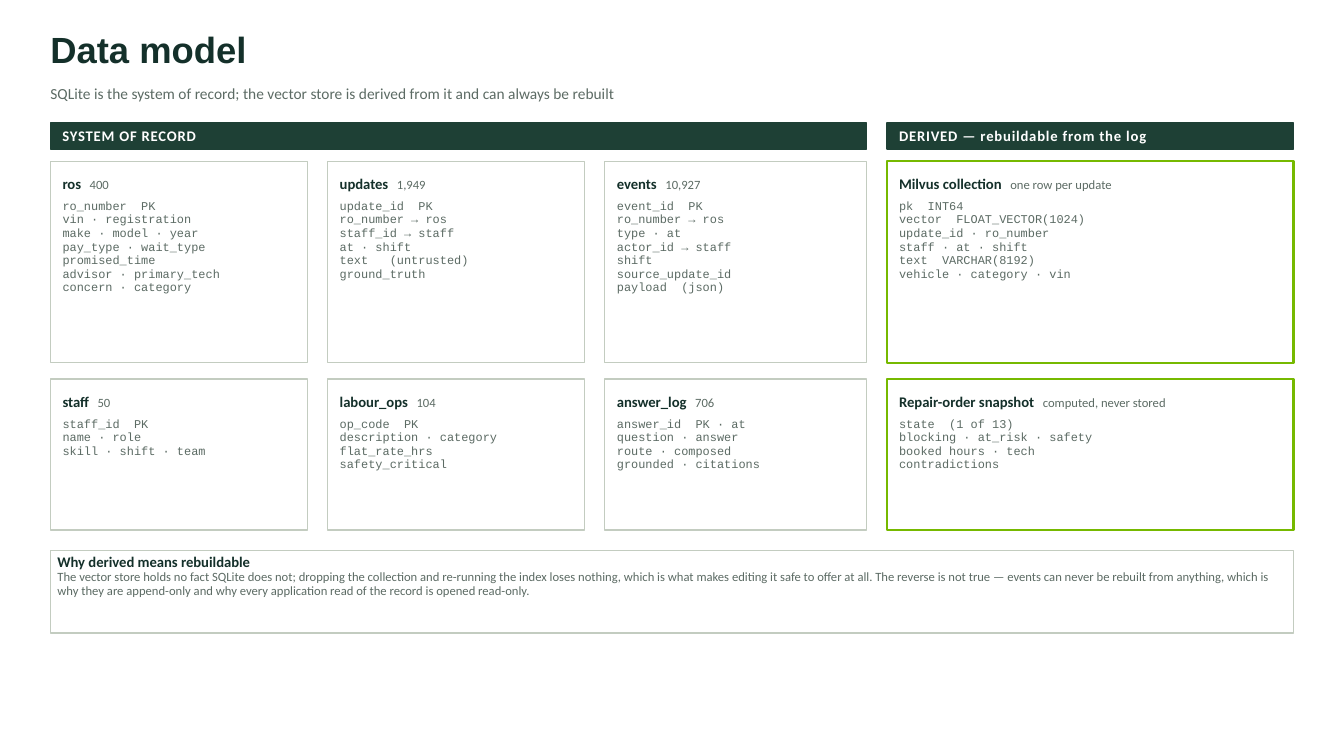
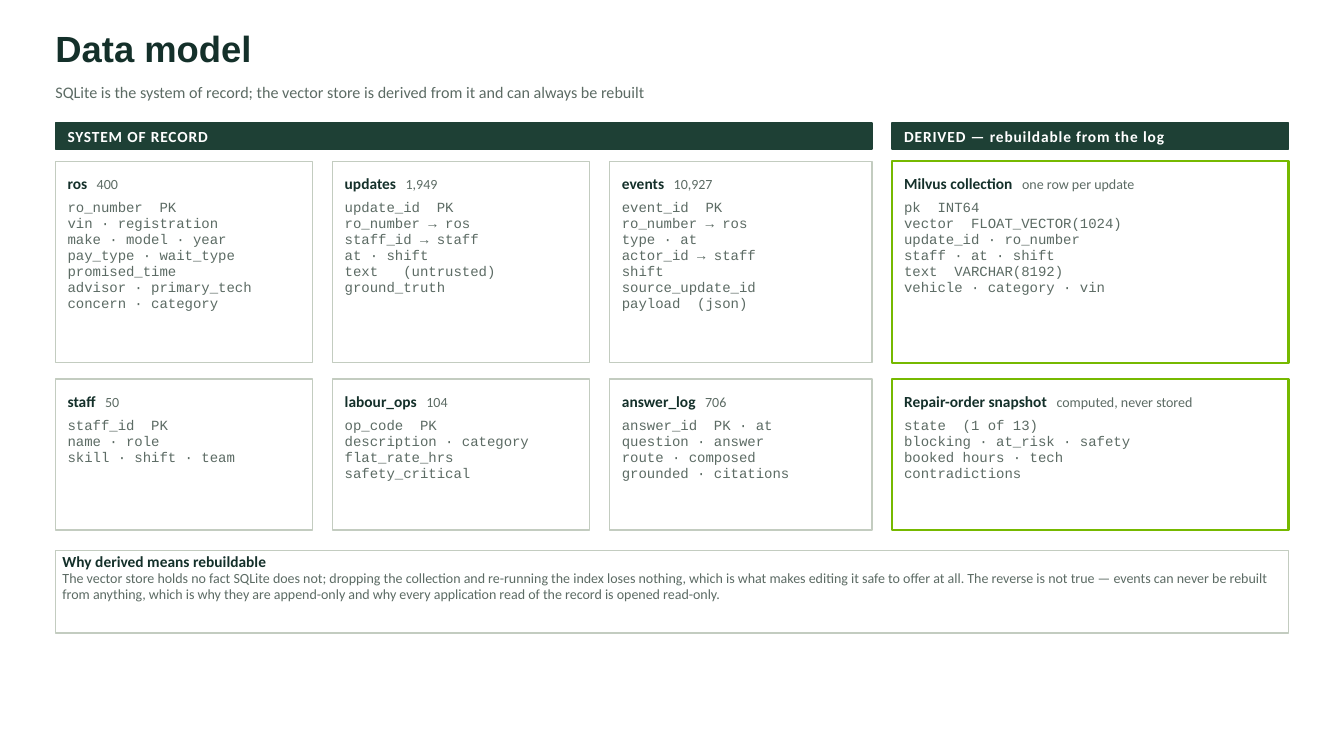
Before and after one commit to RaunakDasgupta/automotive-service-agent, a slide deck: slide 6 of docs/architecture-deck.pptx. Drawn at 1344x756 pixels with LibreOffice and Linux fonts; fonts in the diff are those of the drawing. Boxes give left, top, right and bottom in pixels: in the first picture for what was removed or moved away, otherwise in the second. Text is boxed around its words. In the diff, an @@ line names an element or a change of style, - is before the commit and + after.

```diff
--- a/docs/architecture-deck.pptx
+++ b/docs/architecture-deck.pptx
@@ text "Data model": place and size @@
-text "Data model" at (50,36,246,64)
+text "Data model" at (55,35,251,63)
@@ text "SQLite is the system of ..." at (55,87,644,101): size 11 to 11.5 pt @@
@@ text "SYSTEM OF RECORD" at (68,132,208,142): size 10.5 to 11 pt @@
@@ rectangle: place and size @@
-rectangle at (887,123,1294,149)
+rectangle at (892,123,1289,149)
@@ text "DERIVED — rebuildable from the ..." at (904,131,1164,145): size 10.5 to 11 pt @@
@@ text "ros 400" at (68,180,118,189): size 10.5 to 11 pt in "ros"; size 9 to 10 pt in "400" @@
@@ text "updates 1,949" at (345,178,438,192): size 10.5 to 11 pt in "updates"; size 9 to 10 pt in "1,949" @@
@@ text "events 10,927" at (622,179,713,191): size 10.5 to 11 pt in "events"; size 9 to 10 pt in "10,927" @@
@@ rectangle: place and size @@
-rectangle at (887,161,1294,363)
+rectangle at (892,161,1289,363)
@@ text "Milvus collection one row per ..." at (904,178,1134,191): size 10.5 to 11 pt in "Milvus collection"; size 9 to 10 pt in "one row per update" @@
@@ text "staff 50" at (68,396,119,407): size 10.5 to 11 pt in "staff"; size 9 to 10 pt in "50" @@
@@ text "labour_ops 104" at (345,396,447,410): size 10.5 to 11 pt in "labour_ops"; size 9 to 10 pt in "104" @@
@@ 7 rectangles: place and size @@
-7 rectangles at (50,123,867,530)
+7 rectangles at (55,123,872,530)
@@ text "answer_log 706" at (622,396,726,410): size 10.5 to 11 pt in "answer_log"; size 9 to 10 pt in "706" @@
@@ rectangle: place and size @@
-rectangle at (887,379,1294,530)
+rectangle at (892,379,1289,530)
@@ text "Repair-order snapshot computed, never stored" at (904,396,1192,410): size 10.5 to 11 pt in "Repair-order snapshot"; size 9 to 10 pt in "computed, never stored" @@
@@ size 8.5 to 10 pt in 8 elements at (68,202,251,311), (622,202,756,311), (345,202,495,295), (68,420,235,462), (345,420,529,481), (622,420,789,481), (904,202,1122,295), (904,420,1130,478) @@
@@ rectangle: place and size @@
-rectangle at (50,551,1294,633)
+rectangle at (55,551,1289,633)
@@ text "Why derived means rebuildable" at (62,556,1267,602): size 10.5 to 11 pt in "Why derived means rebuildable"; size 9 to 10 pt @@
```
Also in this commit, not shown: 6 other slides changed, 1 other file.
